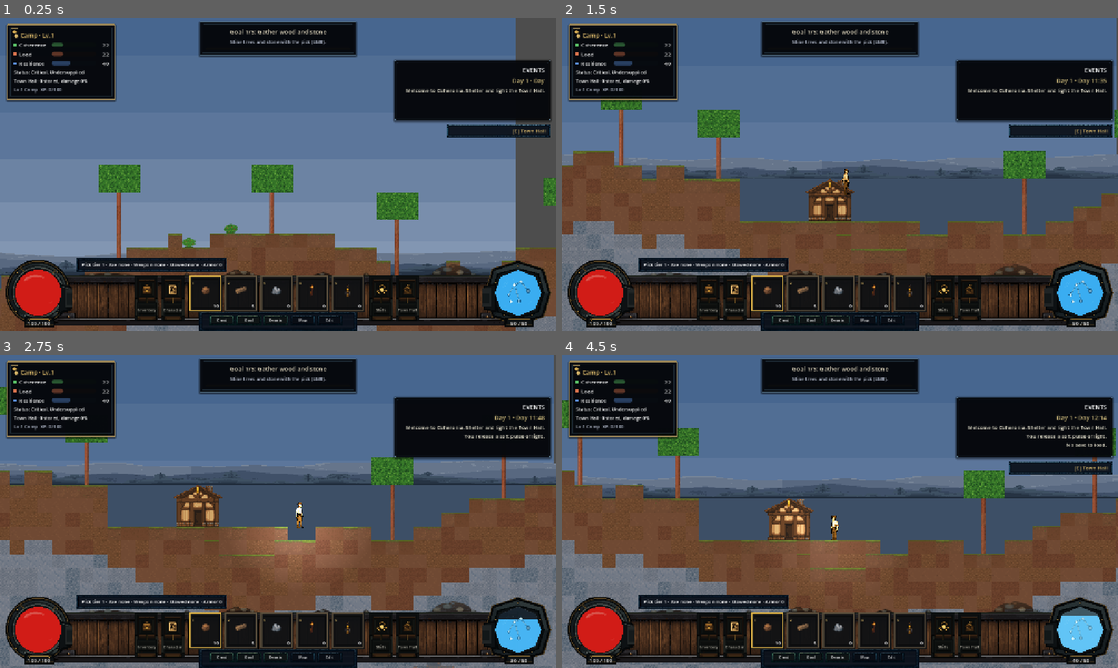
Above: before the commit, frames 1-4 (two rows, left to right).
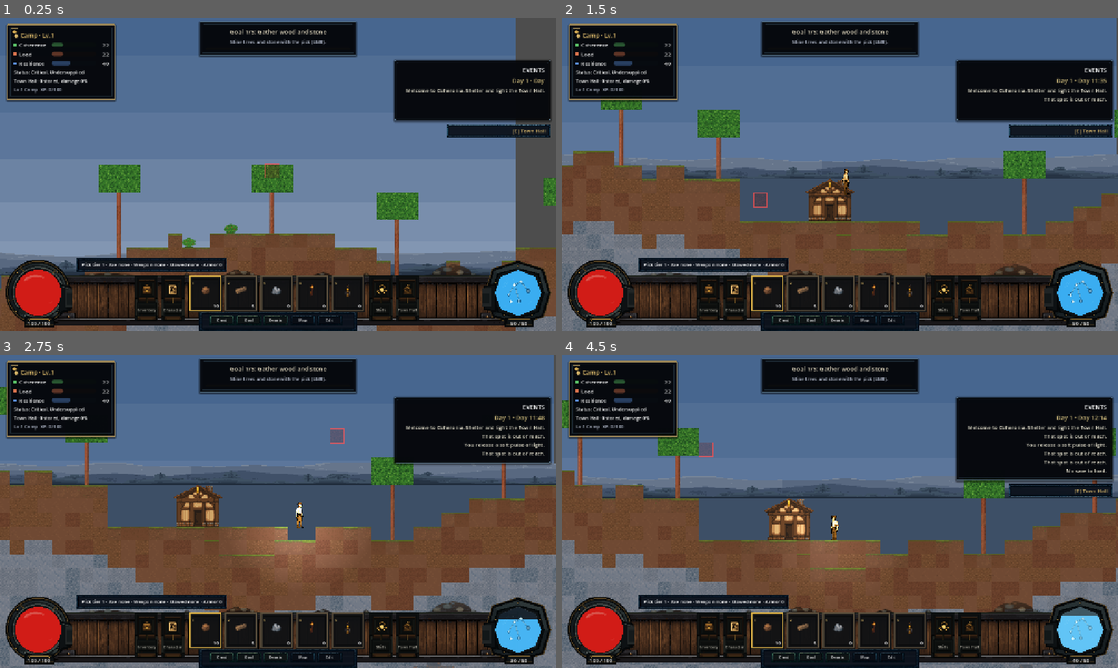
Above: after the commit, the same moments.

Repository: ppeck1/coheronia
Game: Godot game, scene res://scenes/main/Main.tscn
Two runs of this game, one before a commit and one after it. Both use one fixed random seed, a clock stepped at 60 frames per second and the inputs below. This scene is started directly instead of the project's main scene.
Inputs (mouse positions are in pixels of both pictures, inside the frame that each line leads up to):
- Up to frame 1 (0.25 s): no input
- Up to frame 2 (1.5 s): tap Enter at 0.5 s; move the mouse to (962, 158) at 0.52 s; press the mouse at (962, 158) at 0.53 s; hold D (move_right) 0.53-1.25 s; tap Space (jump) at 0.77 s; right-click (962, 158) at 0.8 s; release the mouse at (962, 158) at 1.25 s; drag from (728, 190) to (812, 237) at 1.27 s
- Up to frame 3 (2.75 s): move the mouse to (333, 442) at 2.02 s; hold D (move_right) from 2.03 s (still down); tap R (attune_pulse) at 2.1 s; click (333, 442) at 2.17 s; right-click (333, 442) at 2.3 s
- Up to frame 4 (4.5 s): release D (move_right) at 2.75 s; drag from (812, 574) to (673, 464) at 2.77 s; move the mouse to (1006, 558) at 3.52 s; hold A (move_left) 3.53-4.25 s; tap H (eat_food) at 3.6 s; click (1006, 558) at 3.67 s; tap Space (jump) at 3.77 s; right-click (1006, 558) at 3.8 s; tap F9 (load_game) at 4.15 s; drag from (673, 464) to (756, 433) at 4.27 s

The runs differ from the first frame. In frame 1, less than 0.1% of the frame differs, in the area x 47-51%, y 46-52%; in frame 2, 0.1%; in frame 3, 1.1%; in frame 4, 3.0%, in the area x 24-100%, y 25-46%.

Commit message:
feat(playability): build preview and reasoned placement feedback (R-07)
Placement failures were silent. player.place_reason(cell, block_id) is now the
single validity authority ("" = valid, else a specific reason -- out of reach,
already there, standing there, no stock); try_place emits it via player_event so
the event log explains a refused right-click. A selected tool right-click stays
silent (not a placement attempt). Control model unchanged: left click =
mine/attack, right click = place/use.

scripts/world/build_preview.gd draws a translucent ghost of the selected
placeable block at the aim cell -- green when place_reason is "", red (with a 1px
border) when not -- using the same authority so the ghost and the feedback can
never disagree. It renders on its own follow_viewport CanvasLayer so the world
day/night/cave CanvasModulate never dims it (an earlier world-child version
vanished underground). Softer fill opacity and a thin 1px lower-alpha green/red
border keep it readable in caves without obscuring the target. No build mode, no
flipped actions, no instructional text, no art assets.

Smoke: r07_place_reason_feedback (full reason matrix + emitted feedback) and
r07_build_preview_active_for_placeable (ghost only for a held placeable block).
Docs: R-07 slice-3 progress/evidence recorded in the work order, handoff, and
queue. Source smoke 364/364, exported 358/358 + 6 skipped, VERIFY PASS.

Co-Authored-By: Claude Opus 4.8 <noreply@anthropic.com>

Diff:
--- a/scripts/main/game_root.gd
+++ b/scripts/main/game_root.gd
@@ -16,6 +16,7 @@
 const MapStateScript := preload("res://scripts/world/map_state.gd")
 const PauseMenuScript := preload("res://scripts/ui/pause_menu.gd")   # R-07
 const InputSettings := preload("res://scripts/shell/input_settings.gd")   # R-07
+const BuildPreviewScript := preload("res://scripts/world/build_preview.gd")   # R-07
 
 const DAY_LENGTH_SECONDS := 100.0
 const NIGHT_START := 0.65          # time_of_day fraction where night begins
@@ -53,6 +54,7 @@
 @onready var threats: Node2D = $Threats
 
 var _pause_menu: CanvasLayer   # R-07: real pause/settings/keybinds
+var _build_preview: Node2D     # R-07: placement ghost + validity tint
 var time_of_day := 0.25
 var _clock_refresh_accum := 0.0
 var day_count := 1
@@ -131,6 +133,18 @@
 	_pause_menu.save_requested.connect(_on_pause_save)
 	_pause_menu.save_and_quit_requested.connect(_on_pause_save_and_quit)
 	_pause_menu.restore_requested.connect(_on_pause_restore)
+	# R-07: render the build preview on its own follow-the-camera CanvasLayer so
+	# it tracks the aim cell but is NOT dimmed by the world's day/night/cave
+	# CanvasModulate (otherwise the ghost vanishes underground). Layer 0 sits above
+	# the root world canvas and below the HUD (layer 1).
+	var _preview_layer := CanvasLayer.new()
+	_preview_layer.name = "BuildPreviewLayer"
+	_preview_layer.follow_viewport_enabled = true
+	_preview_layer.layer = 0
+	add_child(_preview_layer)
+	_build_preview = BuildPreviewScript.new()
+	_preview_layer.add_child(_build_preview)
+	_build_preview.setup(player, world)
 	if OS.get_environment("COHERONIA_SMOKE") == "1":
 		var smoke := preload("res://scripts/main/smoke_test.gd").new()
 		smoke.name = "SmokeTest"
--- a/scripts/main/smoke_test.gd
+++ b/scripts/main/smoke_test.gd
@@ -4036,6 +4036,79 @@
 	_check("r07_pause_restore_reloads_save", _r07_gated and _r07_restored,
 		"gated=%s restored=%s day=%d" % [str(_r07_gated), str(_r07_restored),
 			root.day_count])
+
+	# --- R-07 slice 3: build preview + reasoned invalid-placement feedback ---
+	# (k) place_reason is the single validity authority (valid -> ""), and a failed
+	# try_place emits the reason (no silent fails). Mutations here are wiped by the
+	# fq09w_world_restored load_game that follows this block.
+	player.inventory.add("wood", 5)
+	var _r07_pcell: Vector2i = world.cell_of(player.global_position)
+	var _r07_valid: Vector2i = Vector2i(99999, 99999)
+	for _r07_dy in range(-3, 2):
+		for _r07_dx in range(-3, 4):
+			var _r07_c: Vector2i = _r07_pcell + Vector2i(_r07_dx, _r07_dy)
+			var _r07_rc: String = player.place_reason(_r07_c, "wood")
+			if _r07_rc == "":
+				_r07_valid = _r07_c
+				break
+		if _r07_valid.x != 99999:
+			break
+	var _r07_valid_ok: bool = _r07_valid.x != 99999
+	# reach is reported before occupancy: a far cell reads out-of-reach.
+	var _r07_far: String = player.place_reason(_r07_pcell + Vector2i(60, 0), "wood")
+	# an AIR cell overlapping the body reports the standing-there reason for a
+	# solid block. Find a body-overlapping cell and clear it to air first (the
+	# feet cell is solid); the break is reverted by the fq09w reload below.
+	var _r07_bodyr: String = "(none)"
+	for _r07_by in range(-3, 3):
+		for _r07_bx in range(-2, 3):
+			var _r07_bc: Vector2i = _r07_pcell + Vector2i(_r07_bx, _r07_by)
+			if player._cell_overlaps_body(_r07_bc):
+				world.break_block(_r07_bc)   # guarantee air at a body cell
+				_r07_bodyr = player.place_reason(_r07_bc, "wood")
+				break
+		if _r07_bodyr != "(none)":
+			break
+	# with zero stock the missing-block reason wins.
+	var _r07_had: int = player.inventory.count("wood")
+	while player.inventory.count("wood") > 0:
+		player.inventory.remove("wood")
+	var _r07_nostockr: String = player.place_reason(_r07_valid, "wood")
+	player.inventory.add("wood", _r07_had)
+	# a failed try_place emits the reason to player_event.
+	var _r07_evt := {"m": ""}
+	var _r07_cb := func(msg: String): _r07_evt["m"] = msg
+	player.player_event.connect(_r07_cb)
+	var _r07_placed: bool = player.try_place(_r07_valid, "wood") if _r07_valid_ok else false
+	var _r07_occ: String = player.place_reason(_r07_valid, "wood")   # now occupied
+	player.try_place(_r07_pcell + Vector2i(60, 0), "wood")           # invalid -> emits
+	var _r07_fb: String = str(_r07_evt["m"])
+	player.player_event.disconnect(_r07_cb)
+	_check("r07_place_reason_feedback",
+		_r07_valid_ok and _r07_placed and _r07_far.contains("reach") \
+		and _r07_bodyr.contains("standing") and _r07_nostockr.begins_with("No ") \
+		and _r07_occ.contains("already") and _r07_fb.contains("reach"),
+		"valid=%s placed=%s far=[%s] body=[%s] nostock=[%s] occ=[%s] fb=[%s]" % [
+			str(_r07_valid_ok), str(_r07_placed), _r07_far, _r07_bodyr,
+			_r07_nostockr, _r07_occ, _r07_fb])
+
+	# (l) the build preview shows only for a placeable selected item (a ghost for
+	# a held block, nothing for a tool/consumable).
+	var _r07_hb: Array = player.hotbar.duplicate()
+	var _r07_slot: int = player.selected_slot
+	player.hotbar.clear()
+	player.hotbar.append("wood")
+	player.selected_slot = 0
+	var _r07_prev_wood: String = root._build_preview.active_item()
+	player.hotbar.clear()
+	player.hotbar.append("food")
+	player.selected_slot = 0
+	var _r07_prev_food: String = root._build_preview.active_item()
+	player.hotbar.assign(_r07_hb)
+	player.selected_slot = _r07_slot
+	_check("r07_build_preview_active_for_placeable",
+		_r07_prev_wood == "wood" and _r07_prev_food == "",
+		"wood=[%s] food=[%s]" % [_r07_prev_wood, _r07_prev_food])
 
 	# (f) wall art hook: a dropped-in back_walls PNG resolves through the
 	# registry and removal falls back (fq09v temp discipline; the wall
--- a/scripts/player/player.gd
+++ b/scripts/player/player.gd
@@ -396,14 +396,34 @@
 	return true
 
 
+## R-07: why placing `block_id` at `cell` would fail, or "" if it is valid. The
+## single authority for both the placement feedback and the build-preview tint.
+## Pure -- no side effects. Order matters (reach is reported before occupancy).
+func place_reason(cell: Vector2i, block_id: String) -> String:
+	if block_id == "" or not BlockRegistry.is_placeable(block_id):
+		return "You can't place that."
+	if inventory.count(block_id) <= 0:
+		return "No %s left to place." % BlockRegistry.display_name(block_id)
+	if not _in_reach(cell):
+		return "That spot is out of reach."
+	if world.block_at(cell) != "air":
+		return "Something is already there."
+	if _cell_overlaps_body(cell) and BlockRegistry.is_solid(block_id):
+		return "You are standing there."
+	return ""
+
+
 func try_place(cell: Vector2i, block_id: String) -> bool:
-	if not _in_reach(cell):
-		return false
-	if inventory.count(block_id) <= 0:
-		return false
-	if _cell_overlaps_body(cell) and BlockRegistry.is_solid(block_id):
+	# Only a placeable block is a placement attempt; a selected tool right-click
+	# is silently ignored (no nagging feedback).
+	if block_id == "" or not BlockRegistry.is_placeable(block_id):
+		return false
+	var reason := place_reason(cell, block_id)
+	if reason != "":
+		player_event.emit(reason)
 		return false
 	if not world.place_block(cell, block_id):
+		player_event.emit("You can't build there.")
 		return false
 	inventory.remove(block_id)
 	inventory_changed.emit()
--- /dev/null
+++ b/scripts/world/build_preview.gd
@@ -0,0 +1,51 @@
+extends Node2D
+## R-07 build preview: a translucent ghost of the selected placeable block at the
+## aim cell, tinted green when placement is valid and red when it is not (the
+## reason is surfaced as event-log feedback on a failed place click). Cosmetic
+## only -- it reads player/world state and never mutates the world or any save.
+## Validity comes from the same `player.place_reason` the feedback uses, so the
+## ghost and the message can never disagree.
+
+const VALID_FILL := Color(0.45, 1.0, 0.5, 0.30)
+const INVALID_FILL := Color(1.0, 0.4, 0.4, 0.26)
+const VALID_LINE := Color(0.35, 1.0, 0.45, 0.7)
+const INVALID_LINE := Color(1.0, 0.32, 0.32, 0.7)
+
+var _player = null
+var _world = null
+
+
+func setup(player: Node, world: Node) -> void:
+	_player = player
+	_world = world
+	z_index = 5   # above blocks/walls, below the HUD CanvasLayer
+	texture_filter = CanvasItem.TEXTURE_FILTER_NEAREST
+
+
+func _process(_delta: float) -> void:
+	queue_redraw()
+
+
+## The placeable block currently selected, or "" when nothing placeable is held
+## (a tool selected) -- the preview only shows for real placement candidates.
+func active_item() -> String:
+	if _player == null or _world == null:
+		return ""
+	var item: String = _player.selected_item()
+	return item if BlockRegistry.is_placeable(item) else ""
+
+
+func _draw() -> void:
+	var item := active_item()
+	if item == "":
+		return
+	var t := float(_world.tile_size())
+	var cell: Vector2i = _world.cell_of(get_global_mouse_position())
+	var valid: bool = _player.place_reason(cell, item) == ""
+	var rect := Rect2(_world.cell_center(cell) - Vector2(t, t) * 0.5, Vector2(t, t))
+	var tex: Texture2D = BlockRegistry.visual_texture("blocks", item)
+	if tex != null:
+		draw_texture_rect(tex, rect, false, VALID_FILL if valid else INVALID_FILL)
+	else:
+		draw_rect(rect, VALID_FILL if valid else INVALID_FILL)
+	draw_rect(rect, VALID_LINE if valid else INVALID_LINE, false, 1.0)
Not shown, added: scripts/world/build_preview.gd.uid
Not shown, changed: docs/FABLE_TASK_QUEUE.md
Not shown, changed: docs/HANDOFF.md
Not shown, changed: docs/WORK_ORDER_RELEASE_FOUNDATIONS.md
